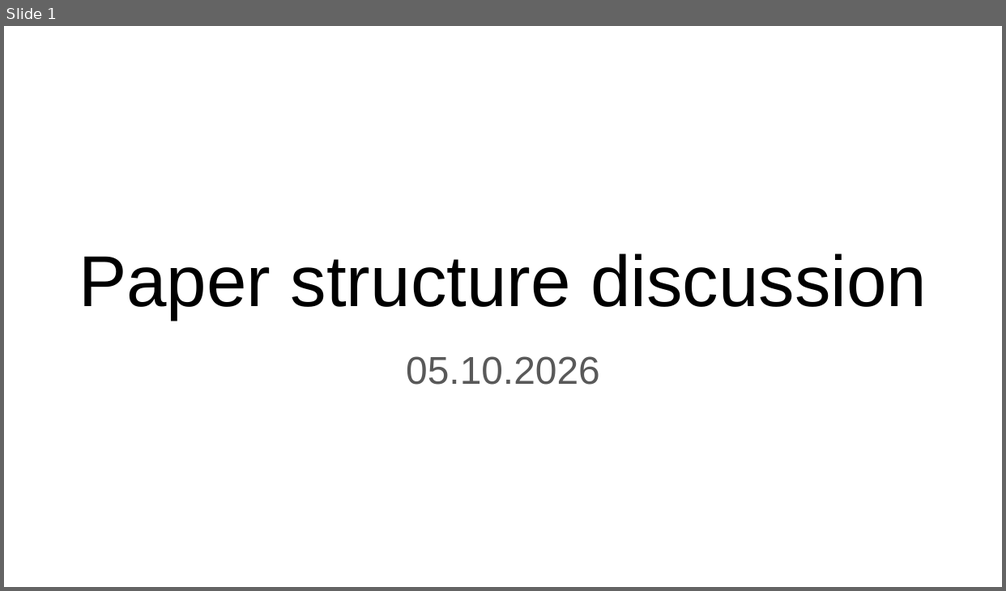
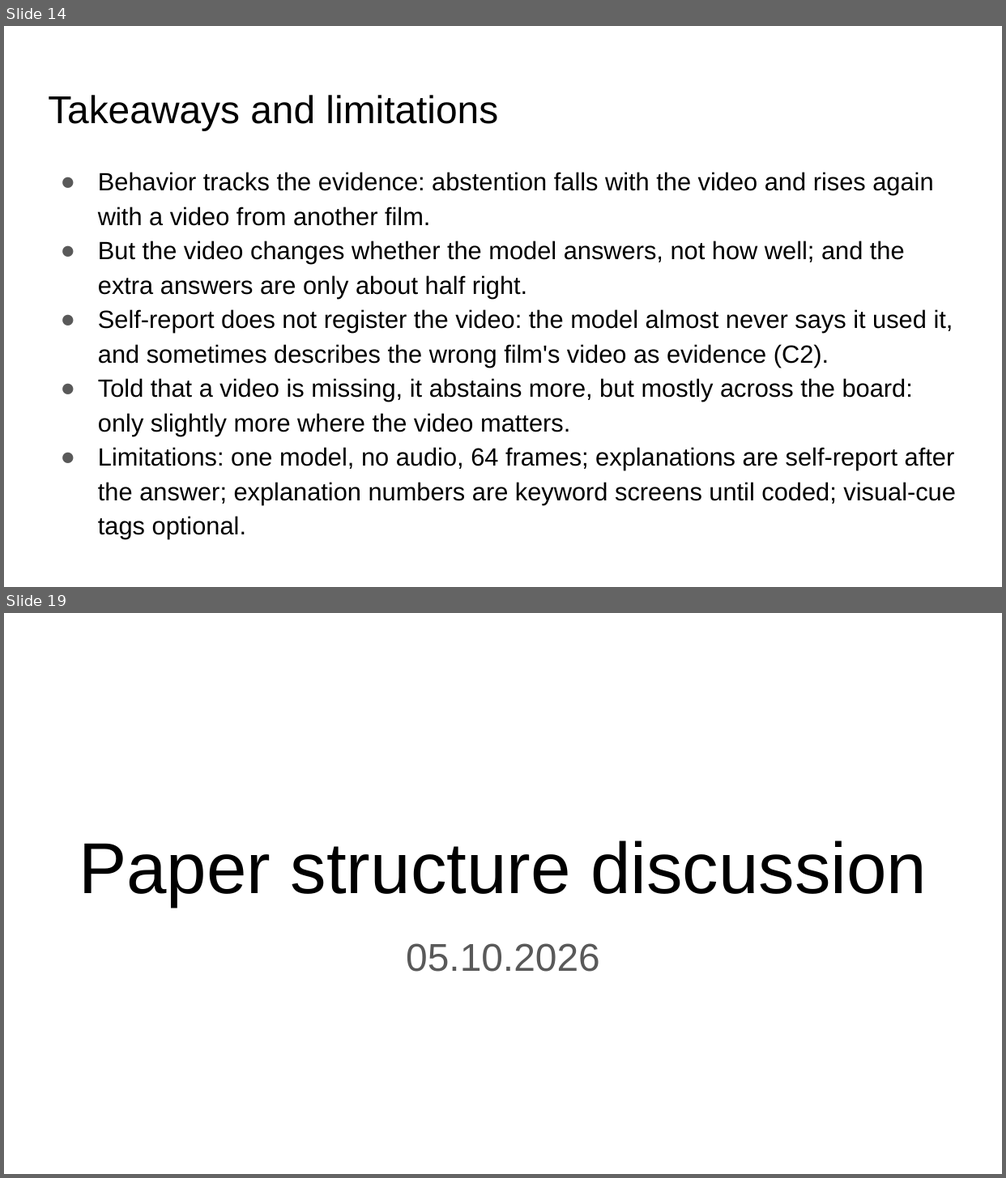
Before and after one commit to seriozh1/ai-alignment-demands-emotions, a slide deck: files/AI Alignemnt Emotions all slides.pptx. Shown one above the other, each under a label of ours: slide 1 before the commit, slides 14 and 19 after it; the slides between them are not shown. The pictures are 1006x591 and 1006x1178 pixels, drawn with LibreOffice and Linux fonts; fonts in the diff are those of the drawing. Boxes give left, top, right and bottom in pixels: in the first picture for what was removed or moved away, otherwise in the second. Text is boxed around its words. In the diff, an @@ line names an element or a change of style, - is before the commit and + after.

```diff
--- a/files/AI Alignemnt Emotions all slides.pptx
+++ b/files/AI Alignemnt Emotions all slides.pptx
@@ slide 14 added at [4, 26, 1002, 587], background #FFFFFF @@
@@ title added at [48, 95, 498, 130], 28 pt, text #000000 @@
+Takeaways and limitations
@@ text added at [98, 172, 956, 540], 18 pt, text #000000 @@
+● Behavior tracks the evidence: abstention falls with the video and rises again with a video from another film.
+● But the video changes whether the model answers, not how well; and the extra answers are only about half right.
+● Self-report does not register the video: the model almost never says it used it, and sometimes describes the wrong film's video as evidence (C2).
+● Told that a video is missing, it abstains more, but mostly across the board: only slightly more where the video matters.
+● Limitations: one model, no audio, 64 frames; explanations are self-report after the answer; explanation numbers are keyword screens until coded; visual-cue tags optional.
@@ what was slide 1 is now slide 19 @@
```
Also in this commit, not shown: 17 other slides added, 17 other files.
